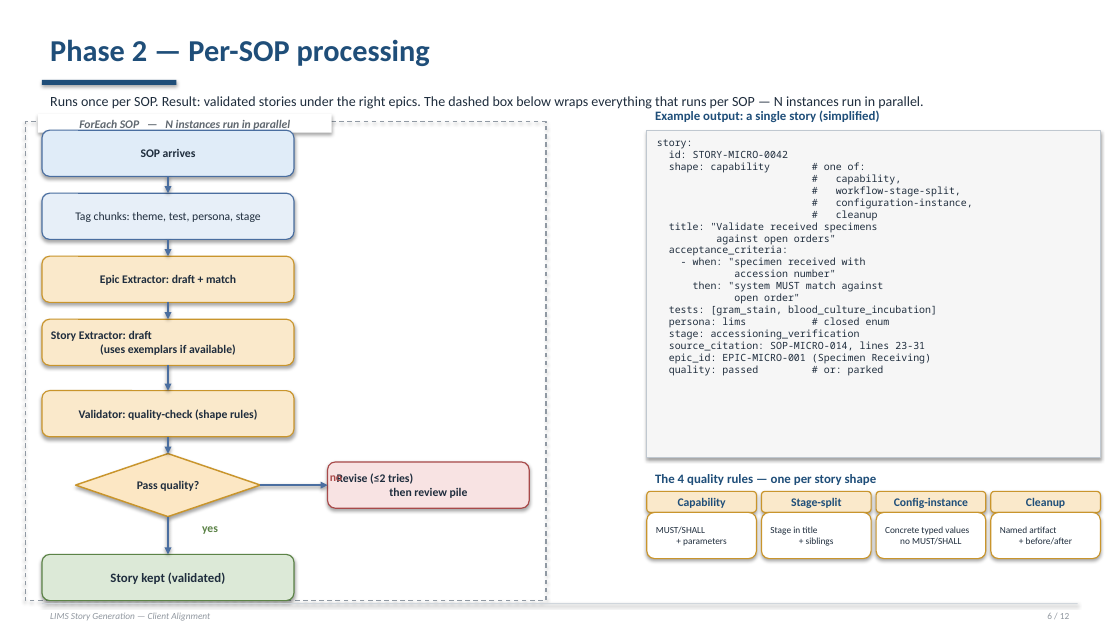
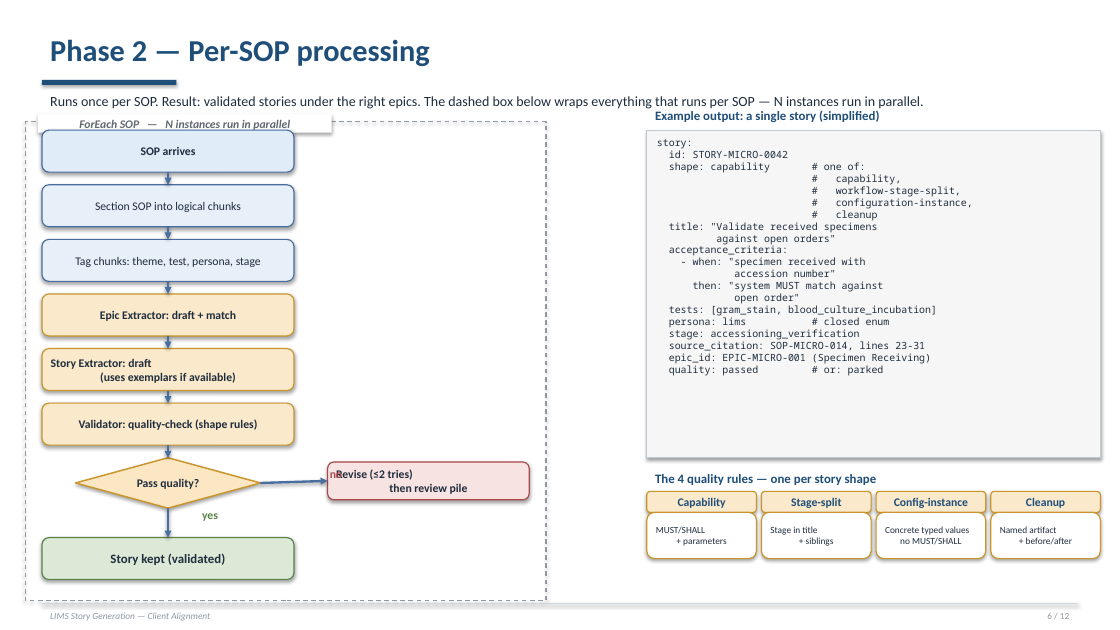
Before and after one commit to Rajneesh-Tiwari/LabReq_agent, a slide deck: slide 6 of client_alignment_deck.pptx. Drawn at 1120x630 pixels with LibreOffice and Linux fonts; fonts in the diff are those of the drawing. Boxes give left, top, right and bottom in pixels: in the first picture for what was removed or moved away, otherwise in the second. Text is boxed around its words. In the diff, an @@ line names an element or a change of style, - is before the commit and + after.

```diff
--- a/client_alignment_deck.pptx
+++ b/client_alignment_deck.pptx
@@ rounded rectangle "SOP arrives" resized from (x1=42, y1=130, x2=294, y2=176) to (x1=42, y1=130, x2=294, y2=172) @@
@@ arrow moved from (168, 176) - (168, 193) to (168, 172) - (168, 185) @@
@@ rounded rectangle added at (x1=42, y1=185, x2=294, y2=227), fill #E7EFF8, outline #4A6EA0 1 pt, 10 pt, text #1F2D3D @@
+Section SOP into logical chunks
@@ rounded rectangle "Tag chunks: theme, test, persona, ..." resized from (x1=42, y1=193, x2=294, y2=239) to (x1=42, y1=239, x2=294, y2=281) @@
@@ arrow moved from (168, 239) - (168, 256) to (168, 227) - (168, 239) @@
@@ rounded rectangle "Epic Extractor: draft + match" resized from (x1=42, y1=256, x2=294, y2=302) to (x1=42, y1=294, x2=294, y2=336) @@
@@ arrow moved from (168, 302) - (168, 319) to (168, 281) - (168, 294) @@
@@ rounded rectangle "Story Extractor: draft (uses exemplars ..." resized from (x1=42, y1=319, x2=294, y2=365) to (x1=42, y1=349, x2=294, y2=391) @@
@@ arrow added from (168, 336) to (168, 349), #4A6EA0 2 pt @@
@@ rounded rectangle "Validator: quality-check (shape rules)" resized from (x1=42, y1=391, x2=294, y2=437) to (x1=42, y1=403, x2=294, y2=445) @@
@@ arrow moved from (168, 365) - (168, 391) to (168, 391) - (168, 403) @@
@@ arrow moved from (168, 437) - (168, 454) to (168, 445) - (168, 458) @@
@@ diamond "Pass quality?" resized from (x1=76, y1=454, x2=260, y2=517) to (x1=76, y1=458, x2=260, y2=508) @@
@@ text "no" moved from (x1=330, y1=474, x2=342, y2=482) to (x1=330, y1=470, x2=342, y2=478) @@
@@ rounded rectangle "Revise (≤2 tries) then review ..." resized from (x1=328, y1=462, x2=529, y2=508) to (x1=328, y1=462, x2=529, y2=500) @@
@@ arrow moved from (168, 517) - (168, 555) to (168, 508) - (168, 538) @@
@@ text "yes" moved from (x1=202, y1=526, x2=218, y2=534) to (x1=202, y1=513, x2=218, y2=521) @@
@@ arrow moved from (260, 485) - (328, 485) to (260, 483) - (328, 481) @@
@@ rounded rectangle "Story kept (validated)" resized from (x1=42, y1=555, x2=294, y2=601) to (x1=42, y1=538, x2=294, y2=580) @@
```
Also in this commit, not shown: 4 other slides changed, 1 other file.
